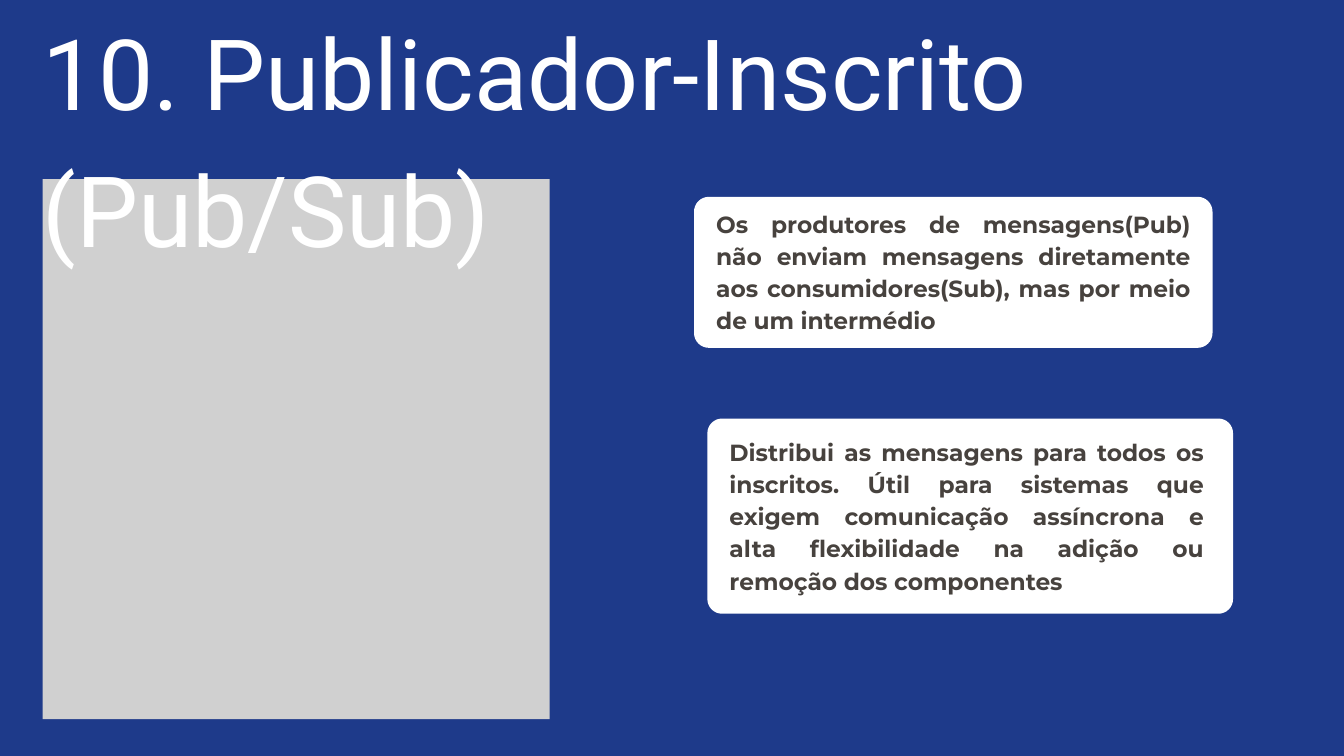
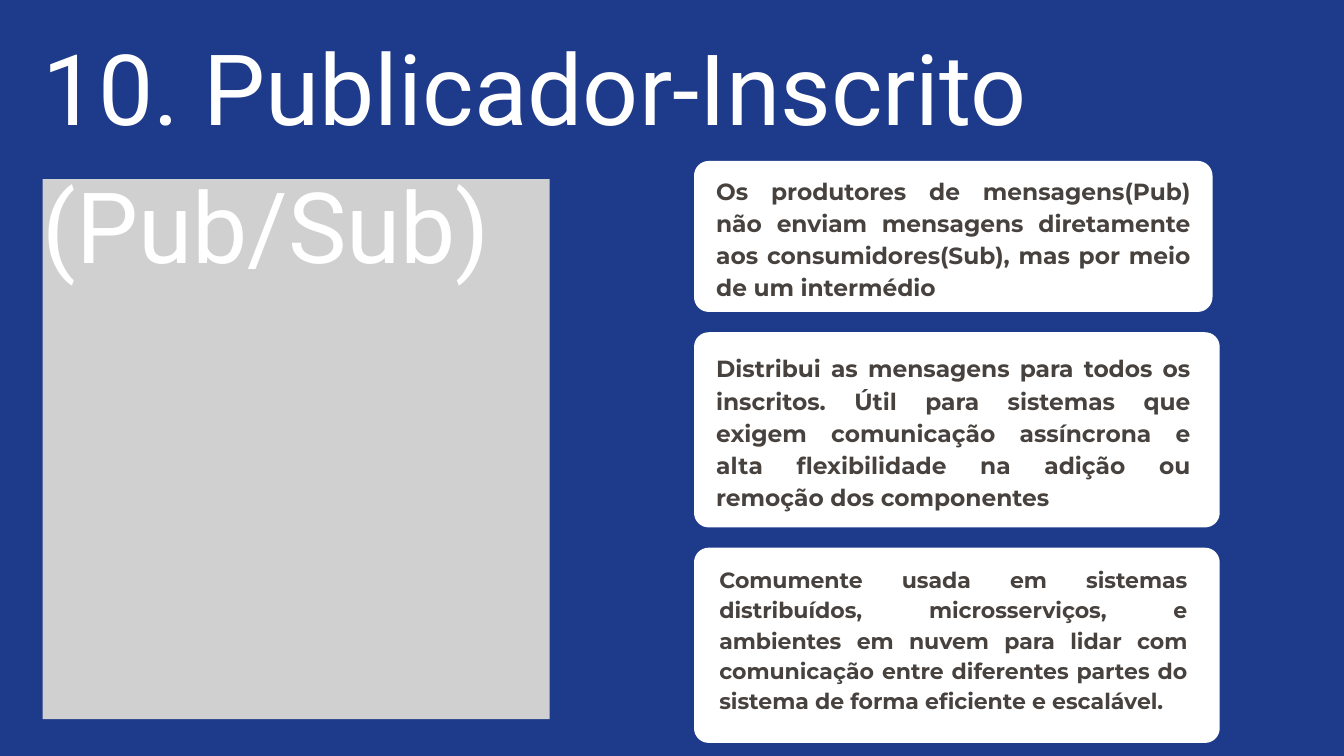
Before and after one commit to Liche008/Eng-Soft2-Grupo2, a slide deck: slide 16 of Apresentacao.pptx (slide 17 before the commit). Drawn at 1344x756 pixels with LibreOffice and Linux fonts; fonts in the diff are those of the drawing; grey boxes stand for pictures. Boxes give left, top, right and bottom in pixels: in the first picture for what was removed or moved away, otherwise in the second. Text is boxed around its words. In the diff, an @@ line names an element or a change of style, - is before the commit and + after.

Commit message:
adição do exemplo a atividade

```diff
--- a/Apresentacao.pptx
+++ b/Apresentacao.pptx
@@ text "10. Publicador-Inscrito (Pub/Sub)": place and size @@
-text "10. Publicador-Inscrito (Pub/Sub)" at bbox=[43, 36, 1027, 269]
+text "10. Publicador-Inscrito (Pub/Sub)" at bbox=[43, 51, 1027, 285]
@@ freeform shape: place and size @@
-freeform shape at bbox=[694, 197, 1213, 348]
+freeform shape at bbox=[694, 161, 1213, 312]
@@ text "Os produtores de mensagens(Pub) não ...": place and size @@
-text "Os produtores de mensagens(Pub) não ..." at bbox=[716, 215, 1190, 329]
+text "Os produtores de mensagens(Pub) não ..." at bbox=[716, 182, 1190, 296]
@@ freeform shape: place and size @@
-freeform shape at bbox=[708, 419, 1233, 614]
+freeform shape at bbox=[694, 332, 1220, 527]
@@ text "Distribui as mensagens para todos ...": place and size @@
-text "Distribui as mensagens para todos ..." at bbox=[729, 442, 1204, 595]
+text "Distribui as mensagens para todos ..." at bbox=[716, 358, 1191, 512]
@@ freeform shape added at bbox=[694, 548, 1220, 743], fill #FFFFFF @@
@@ text added at bbox=[719, 570, 1188, 709], 23.6 pt, text #47423E, bold @@
+Comumente usada em sistemas distribuídos, microsserviços, e ambientes em nuvem para lidar com comunicação entre diferentes partes do sistema de forma eficiente e escalável.
```
Also in this commit, not shown: 27 other slides changed, 6 slides added, 7 slides removed.
